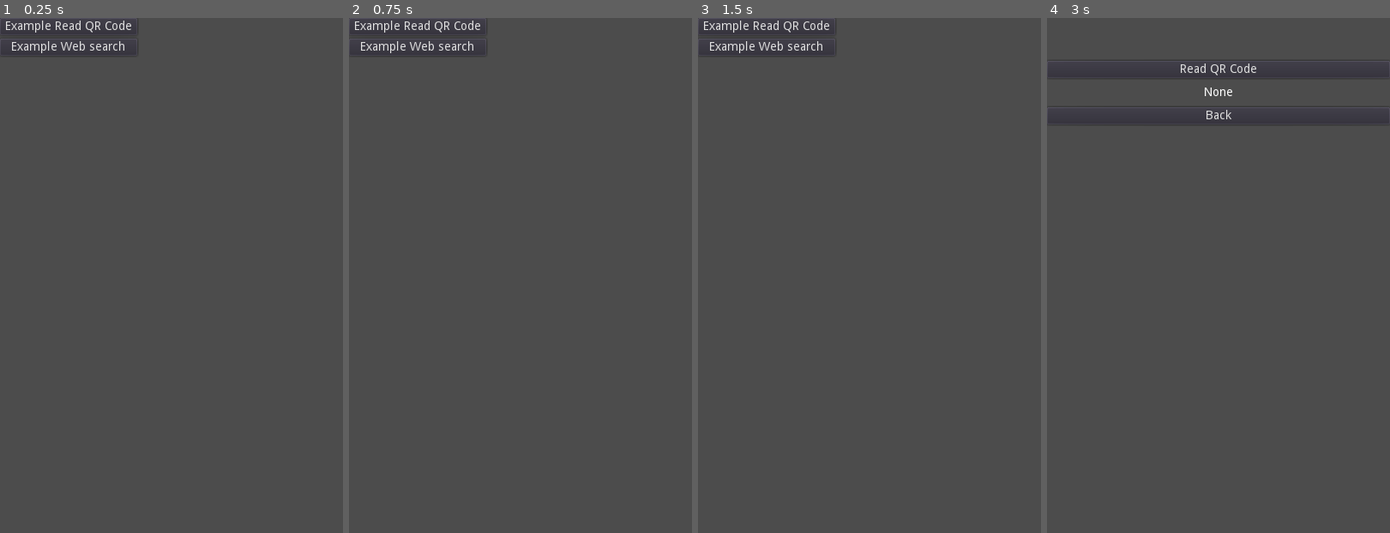
Above: before the commit, frames 1-4 (left to right).
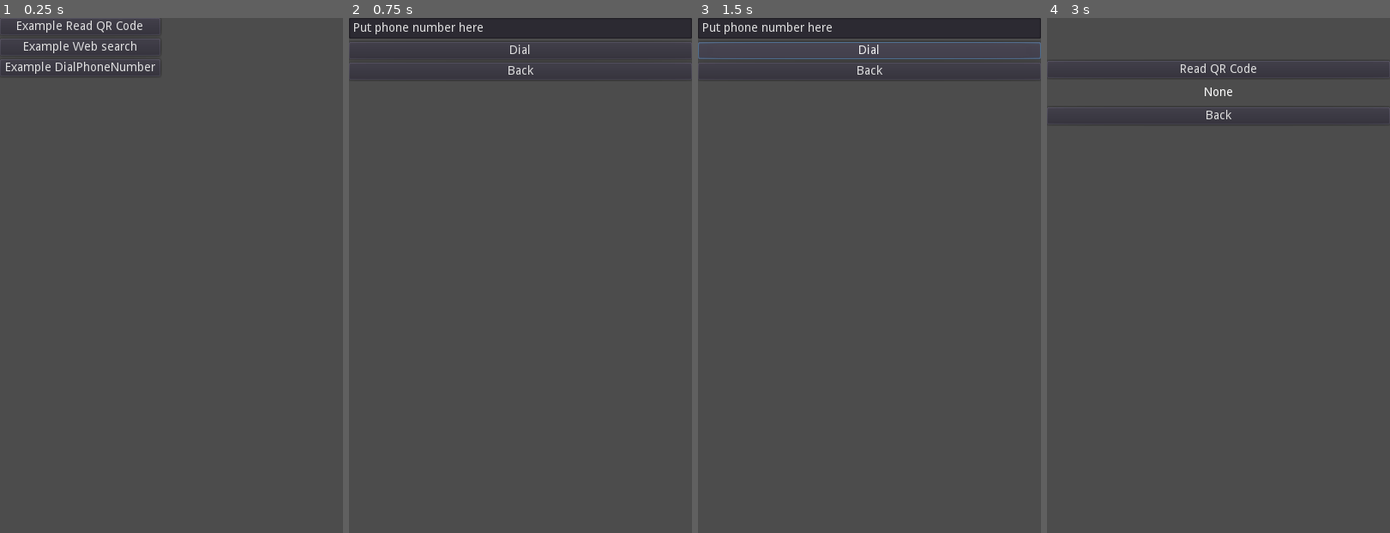
Above: after the commit, the same moments.

Repository: Lamelynx/GodotUniversalIntentPlugin-Android
Game: Godot game, scene res://Main.tscn
The game is run twice, just before and just after one commit, with the same random seed, the same clock (stepped at 60 frames per second) and the same inputs.
Inputs (mouse positions are in pixels of both pictures, inside the frame that each line leads up to):
- Up to frame 1 (0.25 s): no input
- Up to frame 2 (0.75 s): click (427, 69) at 0.5 s, where only the run after the commit has a clickable "Example DialPhoneNumber"
- Up to frame 3 (1.5 s): click (869, 48) at 1.25 s, where only the run after the commit has a clickable "Dial"
- Up to frame 4 (3 s): click (1218, 69) at 2 s, where only the run after the commit has a clickable "Back"; click "Example Read QR Code" at 2.75 s

The runs differ from the first frame. In frame 1, 1.1% of the frame differs, in the area x 1-46%, y 0-11%; in frame 2, 3.5%; in frame 3, 3.8%, in the area x 0-100%, y 0-11%; in frame 4, nothing differs.

Commit message:
Dial phone number

Diff:
--- a/GodotIntentExamples/Main.gd
+++ b/GodotIntentExamples/Main.gd
@@ -11,3 +11,7 @@
 
 func _on_OpenWebSearch_pressed():
 	get_tree().change_scene("res://example_scenes/WebSearch.tscn")
+
+
+func _on_OpenDialPhoneNumber_pressed():
+	get_tree().change_scene("res://example_scenes/DialPhoneNumber.tscn")
--- a/GodotIntentExamples/Main.tscn
+++ b/GodotIntentExamples/Main.tscn
@@ -10,15 +10,22 @@
 anchor_bottom = 1.0
 
 [node name="OpenReadQRCode" type="Button" parent="GridContainer"]
-margin_right = 160.0
+margin_right = 187.0
 margin_bottom = 20.0
 text = "Example Read QR Code"
 
 [node name="OpenWebSearch" type="Button" parent="GridContainer"]
 margin_top = 24.0
-margin_right = 160.0
+margin_right = 187.0
 margin_bottom = 44.0
 text = "Example Web search"
 
+[node name="OpenDialPhoneNumber" type="Button" parent="GridContainer"]
+margin_top = 48.0
+margin_right = 187.0
+margin_bottom = 68.0
+text = "Example DialPhoneNumber"
+
 [connection signal="pressed" from="GridContainer/OpenReadQRCode" to="." method="_on_OpenReadQRCode_pressed"]
 [connection signal="pressed" from="GridContainer/OpenWebSearch" to="." method="_on_OpenWebSearch_pressed"]
+[connection signal="pressed" from="GridContainer/OpenDialPhoneNumber" to="." method="_on_OpenDialPhoneNumber_pressed"]
--- /dev/null
+++ b/GodotIntentExamples/example_scenes/DialPhoneNumber.gd
@@ -0,0 +1,51 @@
+extends Control
+
+"""
+Author:
+	Lamelynx
+
+Example code for dial a phone number on android device.
+
+Permission that need to be set in the android export tab:
+	None
+"""
+
+
+var plugin
+var plugin_name = "GodotUniversalIntent"
+
+
+# Called when the node enters the scene tree for the first time.
+func _ready():
+	if Engine.has_singleton(plugin_name):
+		plugin = Engine.get_singleton(plugin_name)
+	else:
+		print("Could not load plugin: ", plugin_name)
+
+	if plugin:
+		plugin.connect("on_main_activity_result", self, "_on_main_activity_result")
+		plugin.connect("error", self, "_on_error")
+
+func _on_main_activity_result(result):
+	print("RESULT:", result)
+
+func _on_error(e):
+	""" Plugin has returned som error """
+	print(e)
+
+
+func _on_Back_pressed():
+	get_tree().change_scene("res://Main.tscn")
+
+
+func _on_Button_pressed():
+	if plugin:
+		# Create a new intent
+		var uri = "tel:" + find_node("LineEdit").text
+		plugin.intent("android.intent.action.DIAL") # Same as Intent.ACTION_DIAL
+		plugin.setData(uri)
+
+		# It's now time to start the activity, when finished "on_main_activity_result" signal is emited
+		plugin.startActivityForResult()
+	else:
+		print(plugin_name, " plugin not loaded!")
--- /dev/null
+++ b/GodotIntentExamples/example_scenes/DialPhoneNumber.tscn
@@ -0,0 +1,32 @@
+[gd_scene load_steps=2 format=2]
+
+[ext_resource path="res://example_scenes/DialPhoneNumber.gd" type="Script" id=1]
+
+[node name="DialPhoneNumber" type="Control"]
+anchor_right = 1.0
+anchor_bottom = 1.0
+script = ExtResource( 1 )
+
+[node name="VBoxContainer" type="VBoxContainer" parent="."]
+anchor_right = 1.0
+margin_bottom = 72.0
+
+[node name="LineEdit" type="LineEdit" parent="VBoxContainer"]
+margin_right = 400.0
+margin_bottom = 24.0
+text = "Put phone number here"
+
+[node name="Button" type="Button" parent="VBoxContainer"]
+margin_top = 28.0
+margin_right = 400.0
+margin_bottom = 48.0
+text = "Dial"
+
+[node name="Back" type="Button" parent="VBoxContainer"]
+margin_top = 52.0
+margin_right = 400.0
+margin_bottom = 72.0
+text = "Back"
+
+[connection signal="pressed" from="VBoxContainer/Button" to="." method="_on_Button_pressed"]
+[connection signal="pressed" from="VBoxContainer/Back" to="." method="_on_Back_pressed"]
Not shown, changed: GodotUniversalIntentPlugin/godotuniversalintent/src/main/java/com/gmail/lamelynx/godotuniversalintent/GodotUniversalIntent.kt
Not shown, changed: README.md
